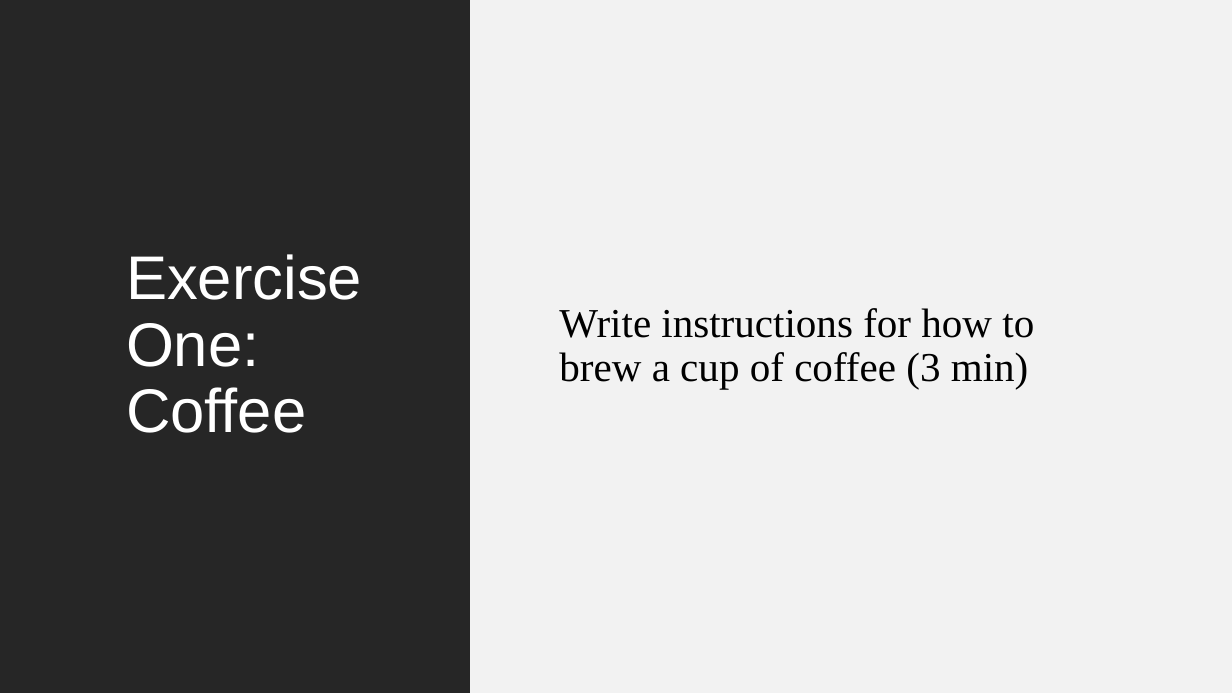
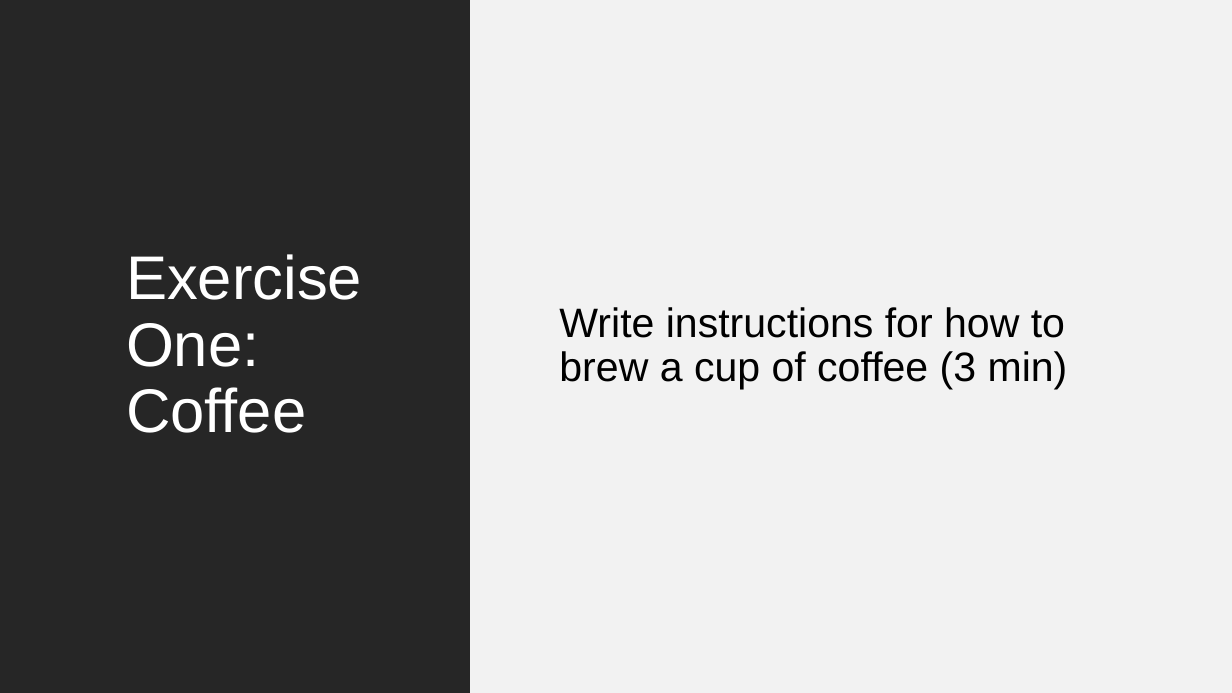
Before and after one commit to a5creel/intro_to_programming, a slide deck: slide 16 of lecture_material/1_think_like_computer.pptx. Drawn at 1232x693 pixels with LibreOffice and Linux fonts; fonts in the diff are those of the drawing. Boxes give left, top, right and bottom in pixels: in the first picture for what was removed or moved away, otherwise in the second. Text is boxed around its words. In the diff, an @@ line names an element or a change of style, - is before the commit and + after.

```diff
--- a/lecture_material/1_think_like_computer.pptx
+++ b/lecture_material/1_think_like_computer.pptx
@@ text "Write instructions for how to ..." at box(559, 307, 1068, 390): font Times New Roman to Arial @@
```
Also in this commit, not shown: 12 other slides changed, 4 other files.
